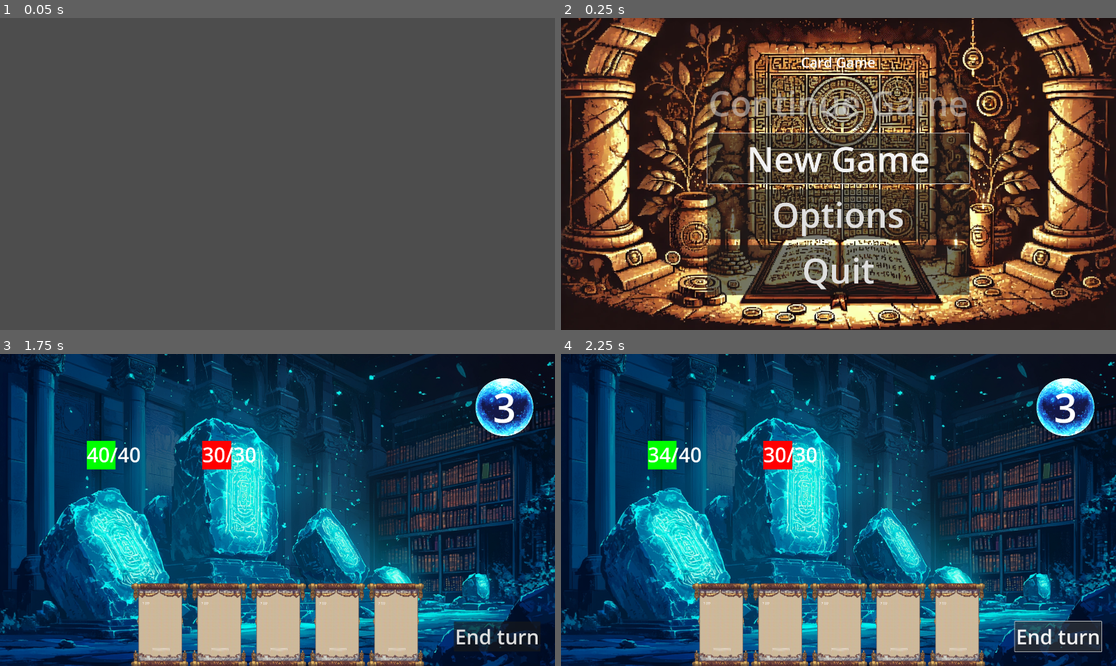
Above: before the commit, frames 1-4 (two rows, left to right).
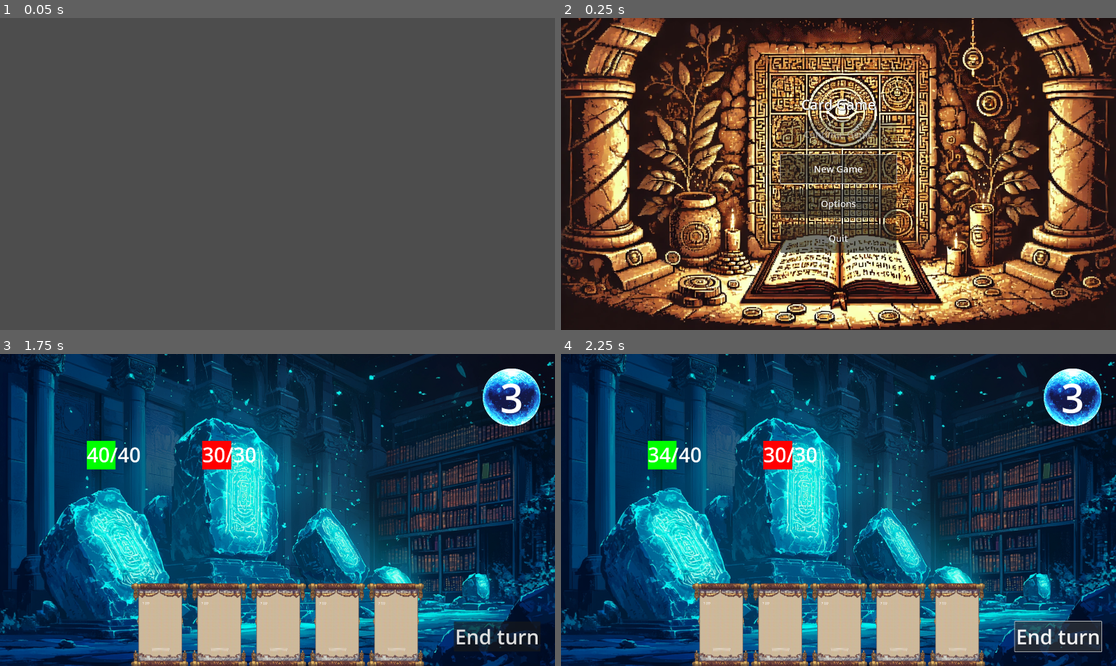
Above: after the commit, the same moments.

Repository: Pixel-Pilgrims/game-off-2024
Game: Godot game, scene res://scenes/Main.tscn
The game is run twice, just before and just after one commit, with the same random seed, the same clock (stepped at 60 frames per second) and the same inputs. Sound files missing from this copy of the repository are replaced by a short silence.
Inputs (mouse positions are in pixels of both pictures, inside the frame that each line leads up to):
- Up to frame 1 (0.05 s): no input
- Up to frame 2 (0.25 s): no input
- Up to frame 3 (1.75 s): click "New Game" at 0.5 s; tap Enter at 1.25 s; move the mouse to (399, 494) at 1.27 s; click (399, 494) at 1.42 s
- Up to frame 4 (2.25 s): click "End turn" at 2 s

Frame 1 is identical in both runs. In frame 2, 19% of the frame differs, in the area x 26-74%, y 12-89%; in frame 3, 1.9%; in frame 4, 1.9%.

Commit message:
feat: add a UI scale manager
It changes the UI scale based on the selected resolution

Diff:
--- a/scenes/Card.tscn
+++ b/scenes/Card.tscn
@@ -1,7 +1,7 @@
 [gd_scene load_steps=3 format=3 uid="uid://cpp37o7600nho"]
 
 [ext_resource type="Script" path="res://scripts/scenes/card.gd" id="1_p7luq"]
-[ext_resource type="Texture2D" uid="uid://df58t5bfmj70a" path="res://assets/UI/scroll_base.png" id="2_mugk4"]
+[ext_resource type="Texture2D" uid="uid://df58t5bfmj70a" path="res://assets/ui/scroll_base.png" id="2_mugk4"]
 
 [node name="Card" type="Control"]
 custom_minimum_size = Vector2(200, 300)
--- a/scenes/Combat.tscn
+++ b/scenes/Combat.tscn
@@ -9,7 +9,7 @@
 [ext_resource type="Script" path="res://scripts/player.gd" id="7_dwwk6"]
 [ext_resource type="Script" path="res://scripts/enemy.gd" id="8_grmhu"]
 [ext_resource type="PackedScene" uid="uid://duyk27ghemr8s" path="res://scenes/decode_ui.tscn" id="9_1iax2"]
-[ext_resource type="Texture2D" uid="uid://dyx76tn885md3" path="res://assets/UI/energy_orb.png" id="9_e0ys4"]
+[ext_resource type="Texture2D" uid="uid://dyx76tn885md3" path="res://assets/ui/energy_orb.png" id="9_e0ys4"]
 
 [node name="Combat" type="Node2D"]
 script = ExtResource("1_n5yyl")
@@ -29,13 +29,84 @@
 [node name="BackgroundSystem" type="Node" parent="."]
 script = ExtResource("6_l1wfx")
 
-[node name="PlayArea" type="Control" parent="."]
+[node name="UI" type="CanvasLayer" parent="."]
+
+[node name="HUD" type="Control" parent="UI"]
 layout_mode = 3
 anchors_preset = 15
 anchor_right = 1.0
 anchor_bottom = 1.0
 grow_horizontal = 2
 grow_vertical = 2
+mouse_filter = 1
+
+[node name="HandContainer" type="HBoxContainer" parent="UI/HUD"]
+custom_minimum_size = Vector2(0, 300)
+layout_mode = 1
+anchors_preset = 7
+anchor_left = 0.5
+anchor_top = 1.0
+anchor_right = 0.5
+anchor_bottom = 1.0
+offset_left = -576.0
+offset_top = -300.0
+offset_right = 576.0
+grow_horizontal = 2
+grow_vertical = 0
+alignment = 1
+
+[node name="EndTurnMarginContainer" type="MarginContainer" parent="UI/HUD"]
+layout_mode = 1
+anchors_preset = 3
+anchor_left = 1.0
+anchor_top = 1.0
+anchor_right = 1.0
+anchor_bottom = 1.0
+offset_left = -300.0
+offset_top = -150.0
+offset_right = -50.0
+offset_bottom = -50.0
+grow_horizontal = 0
+grow_vertical = 0
+
+[node name="EndTurnButton" type="Button" parent="UI/HUD/EndTurnMarginContainer"]
+layout_mode = 2
+theme_override_font_sizes/font_size = 70
+text = "End turn"
+
+[node name="EnergyMarginContainer" type="MarginContainer" parent="UI/HUD"]
+custom_minimum_size = Vector2(200, 200)
+layout_mode = 1
+anchors_preset = 1
+anchor_left = 1.0
+anchor_right = 1.0
+offset_left = -250.0
+offset_top = 50.0
+offset_right = -50.0
+offset_bottom = 250.0
+grow_horizontal = 0
+
+[node name="EnergyTexture" type="TextureRect" parent="UI/HUD/EnergyMarginContainer"]
+custom_minimum_size = Vector2(200, 200)
+layout_mode = 2
+size_flags_horizontal = 4
+size_flags_vertical = 4
+texture = ExtResource("9_e0ys4")
+expand_mode = 1
+
+[node name="EnergyLabel" type="Label" parent="UI/HUD/EnergyMarginContainer/EnergyTexture"]
+layout_mode = 1
+anchors_preset = 15
+anchor_right = 1.0
+anchor_bottom = 1.0
+grow_horizontal = 2
+grow_vertical = 2
+theme_override_font_sizes/font_size = 140
+text = "3"
+horizontal_alignment = 1
+vertical_alignment = 1
+
+[node name="DecodeUI" parent="UI" instance=ExtResource("9_1iax2")]
 
 [node name="Player" type="Node2D" parent="."]
 position = Vector2(300, 300)
@@ -50,8 +121,7 @@
 offset_right = 40.0
 offset_bottom = 23.0
 theme_override_font_sizes/font_size = 70
-text = "<player_health>
-"
+text = "40/40"
 
 [node name="Enemy" type="Node2D" parent="."]
 position = Vector2(700, 300)
@@ -66,82 +136,4 @@
 offset_right = 40.0
 offset_bottom = 23.0
 theme_override_font_sizes/font_size = 70
-text = "<enemy_health>"
-
-[node name="UI" type="CanvasLayer" parent="."]
-
-[node name="HUD" type="Control" parent="UI"]
-layout_mode = 3
-anchors_preset = 15
-anchor_right = 1.0
-anchor_bottom = 1.0
-grow_horizontal = 2
-grow_vertical = 2
-
-[node name="HandContainer" type="HBoxContainer" parent="UI/HUD"]
-layout_mode = 1
-anchors_preset = 7
-anchor_left = 0.5
-anchor_top = 1.0
-anchor_right = 0.5
-anchor_bottom = 1.0
-offset_left = -20.0
-offset_top = -40.0
-offset_right = 20.0
-grow_horizontal = 2
-grow_vertical = 0
-alignment = 1
-
-[node name="EndTurnMarginContainer" type="MarginContainer" parent="UI/HUD"]
-layout_mode = 1
-anchors_preset = 3
-anchor_left = 1.0
-anchor_top = 1.0
-anchor_right = 1.0
-anchor_bottom = 1.0
-offset_left = -300.0
-offset_top = -104.0
-grow_horizontal = 0
-grow_vertical = 0
-theme_override_constants/margin_right = 50
-theme_override_constants/margin_bottom = 50
-
-[node name="EndTurnButton" type="Button" parent="UI/HUD/EndTurnMarginContainer"]
-layout_mode = 2
-theme_override_font_sizes/font_size = 70
-text = "End turn"
-
-[node name="EnergyMarginContainer" type="MarginContainer" parent="UI/HUD"]
-custom_minimum_size = Vector2(200, 200)
-layout_mode = 1
-anchors_preset = 1
-anchor_left = 1.0
-anchor_right = 1.0
-offset_left = -300.0
-offset_bottom = 318.0
-grow_horizontal = 0
-theme_override_constants/margin_top = 50
-theme_override_constants/margin_right = 50
-
-[node name="EnergyTexture" type="TextureRect" parent="UI/HUD/EnergyMarginContainer"]
-custom_minimum_size = Vector2(200, 200)
-layout_mode = 2
-size_flags_horizontal = 4
-size_flags_vertical = 4
-texture = ExtResource("9_e0ys4")
-expand_mode = 1
-
-[node name="EnergyLabel" type="Label" parent="UI/HUD/EnergyMarginContainer/EnergyTexture"]
-layout_mode = 2
-offset_left = -237.0
-offset_top = 4.0
-offset_right = 438.0
-offset_bottom = 196.0
-grow_horizontal = 2
-grow_vertical = 2
-theme_override_font_sizes/font_size = 140
-text = "<enrg>"
-horizontal_alignment = 1
-vertical_alignment = 1
-
-[node name="DecodeUI" parent="UI" instance=ExtResource("9_1iax2")]
+text = "30/30"
--- a/scenes/menus/main_menu.tscn
+++ b/scenes/menus/main_menu.tscn
@@ -4,8 +4,7 @@
 [ext_resource type="Script" path="res://scripts/systems/background_system.gd" id="2_bpmgo"]
 [ext_resource type="Script" path="res://scripts/systems/cutscene_system.gd" id="3_fo7iw"]
 
-[node name="MainMenu" type="Control"]
-layout_mode = 3
+[node name="MainMenu" type="CenterContainer"]
 anchors_preset = 15
 anchor_right = 1.0
 anchor_bottom = 1.0
@@ -14,13 +13,7 @@
 script = ExtResource("1_prvtn")
 
 [node name="CenterContainer" type="CenterContainer" parent="."]
-z_index = 100
-layout_mode = 1
-anchors_preset = 15
-anchor_right = 1.0
-anchor_bottom = 1.0
-grow_horizontal = 2
-grow_vertical = 2
+layout_mode = 2
 
 [node name="VBoxContainer" type="VBoxContainer" parent="CenterContainer"]
 layout_mode = 2
@@ -28,33 +21,37 @@
 
 [node name="Title" type="Label" parent="CenterContainer/VBoxContainer"]
 layout_mode = 2
+theme_override_colors/font_shadow_color = Color(0, 0, 0, 0.5)
+theme_override_constants/shadow_offset_x = 2
+theme_override_constants/shadow_offset_y = 2
+theme_override_constants/outline_size = 2
 theme_override_font_sizes/font_size = 48
 text = "Card Game"
 horizontal_alignment = 1
 
 [node name="ContinueButton" type="Button" parent="CenterContainer/VBoxContainer"]
-custom_minimum_size = Vector2(200, 50)
+custom_minimum_size = Vector2(400, 100)
 layout_mode = 2
-theme_override_font_sizes/font_size = 120
+theme_override_font_sizes/font_size = 32
 disabled = true
 text = "Continue Game"
 
 [node name="StartButton" type="Button" parent="CenterContainer/VBoxContainer"]
-custom_minimum_size = Vector2(200, 50)
+custom_minimum_size = Vector2(400, 100)
 layout_mode = 2
-theme_override_font_sizes/font_size = 120
+theme_override_font_sizes/font_size = 32
 text = "New Game"
 
 [node name="Options" type="Button" parent="CenterContainer/VBoxContainer"]
-custom_minimum_size = Vector2(200, 50)
+custom_minimum_size = Vector2(400, 100)
 layout_mode = 2
-theme_override_font_sizes/font_size = 120
+theme_override_font_sizes/font_size = 32
 text = "Options"
 
 [node name="QuitButton" type="Button" parent="CenterContainer/VBoxContainer"]
-custom_minimum_size = Vector2(200, 50)
+custom_minimum_size = Vector2(400, 100)
 layout_mode = 2
-theme_override_font_sizes/font_size = 120
+theme_override_font_sizes/font_size = 32
 text = "Quit"
 
 [node name="BackgroundSystem" type="Node" parent="."]
--- a/scenes/menus/options_menu.tscn
+++ b/scenes/menus/options_menu.tscn
@@ -2,37 +2,27 @@
 
 [ext_resource type="Script" path="res://scripts/scenes/options_menu.gd" id="1_script"]
 
-[node name="OptionsMenu" type="Control"]
-layout_mode = 3
+[node name="OptionsMenu" type="CenterContainer"]
 anchors_preset = 15
 anchor_right = 1.0
 anchor_bottom = 1.0
 grow_horizontal = 2
 grow_vertical = 2
+size_flags_horizontal = 3
+size_flags_vertical = 3
 mouse_filter = 2
 script = ExtResource("1_script")
 
 [node name="ColorRect" type="ColorRect" parent="."]
-layout_mode = 1
-anchors_preset = 15
-anchor_right = 1.0
-anchor_bottom = 1.0
-grow_horizontal = 2
-grow_vertical = 2
+layout_mode = 2
 color = Color(0, 0, 0, 0.5)
 
 [node name="CenterContainer" type="CenterContainer" parent="."]
-layout_mode = 1
-anchors_preset = 15
-anchor_right = 1.0
-anchor_bottom = 1.0
-grow_horizontal = 2
-grow_vertical = 2
+layout_mode = 2
 
 [node name="PanelContainer" type="PanelContainer" parent="CenterContainer"]
-custom_minimum_size = Vector2(500, 400)
+custom_minimum_size = Vector2(800, 600)
 layout_mode = 2
-mouse_filter = 2
 
 [node name="MarginContainer" type="MarginContainer" parent="CenterContainer/PanelContainer"]
 layout_mode = 2
@@ -52,19 +42,23 @@
 
 [node name="FullscreenLabel" type="Label" parent="CenterContainer/PanelContainer/MarginContainer/TabContainer/Video"]
 layout_mode = 2
+theme_override_font_sizes/font_size = 24
 text = "Fullscreen"
 
 [node name="FullscreenToggle" type="CheckButton" parent="CenterContainer/PanelContainer/MarginContainer/TabContainer/Video"]
 unique_name_in_owner = true
 layout_mode = 2
+theme_override_font_sizes/font_size = 24
 
 [node name="ResolutionLabel" type="Label" parent="CenterContainer/PanelContainer/MarginContainer/TabContainer/Video"]
 layout_mode = 2
+theme_override_font_sizes/font_size = 24
 text = "Resolution (Windowed Mode)"
 
 [node name="ResolutionOptionButton" type="OptionButton" parent="CenterContainer/PanelContainer/MarginContainer/TabContainer/Video"]
 unique_name_in_owner = true
 layout_mode = 2
+theme_override_font_sizes/font_size = 24
 
 [node name="Audio" type="VBoxContainer" parent="CenterContainer/PanelContainer/MarginContainer/TabContainer"]
 visible = false
@@ -74,15 +68,28 @@
 
 [node name="MuteLabel" type="Label" parent="CenterContainer/PanelContainer/MarginContainer/TabContainer/Audio"]
 layout_mode = 2
+theme_override_font_sizes/font_size = 24
 text = "Mute Audio"
 
 [node name="MuteToggle" type="CheckButton" parent="CenterContainer/PanelContainer/MarginContainer/TabContainer/Audio"]
 unique_name_in_owner = true
 layout_mode = 2
+theme_override_font_sizes/font_size = 24
 
-[node name="VolumeLabel" type="Label" parent="CenterContainer/PanelContainer/MarginContainer/TabContainer/Audio"]
+[node name="VolumeContainer" type="HBoxContainer" parent="CenterContainer/PanelContainer/MarginContainer/TabContainer/Audio"]
 layout_mode = 2
+
+[node name="VolumeLabel" type="Label" parent="CenterContainer/PanelContainer/MarginContainer/TabContainer/Audio/VolumeContainer"]
+layout_mode = 2
+size_flags_horizontal = 3
+theme_override_font_sizes/font_size = 24
 text = "Master Volume"
+
+[node name="VolumeLabelValue" type="Label" parent="CenterContainer/PanelContainer/MarginContainer/TabContainer/Audio/VolumeContainer"]
+unique_name_in_owner = true
+layout_mode = 2
+theme_override_font_sizes/font_size = 24
+text = "100%"
 
 [node name="VolumeSlider" type="HSlider" parent="CenterContainer/PanelContainer/MarginContainer/TabContainer/Audio"]
 unique_name_in_owner = true
@@ -93,4 +100,5 @@
 layout_mode = 2
 size_flags_horizontal = 0
 size_flags_vertical = 8
+theme_override_font_sizes/font_size = 24
 text = "Back"
--- a/scripts/managers/config_manager.gd
+++ b/scripts/managers/config_manager.gd
@@ -1,12 +1,14 @@
-# config_manager.gd
 extends Node
 
 const CONFIG_PATH = "user://config.cfg"
 
+signal resolution_changed(new_resolution: Vector2)
+signal window_mode_changed(is_fullscreen: bool)
+
 var config = {
 	"video": {
 		"fullscreen": false,
-		"resolution_index": 0
+		"resolution_index": 3  # Default to 1920x1080
 	},
 	"audio": {
 		"master_volume": 0,
@@ -15,18 +17,16 @@
 }
 
 var resolutions = [
-	Vector2(1280, 720),
-	Vector2(1366, 768),
-	Vector2(1600, 900),
-	Vector2(1920, 1080),
-	Vector2(2560, 1440),
-	Vector2(3840, 2160)
+	Vector2i(1280, 720),
+	Vector2i(1366, 768),
+	Vector2i(1600, 900),
+	Vector2i(1920, 1080),
+	Vector2i(2560, 1440),
+	Vector2i(3840, 2160)
 ]
 
 func _ready() -> void:
-	# Important to call in _ready to ensure window exists
 	load_config()
-	# Call with a slight delay to ensure window is fully initialized
 	call_deferred("apply_config")
 
 func save_config() -> void:
@@ -43,7 +43,7 @@
 		var closest_index = 0
 		var smallest_diff = Vector2.INF
 		for i in range(resolutions.size()):
-			var diff = (resolutions[i] - Vector2(current_size)).length()
+			var diff = (resolutions[i] - Vector2i(current_size)).length()
 			if diff < smallest_diff.length():
 				smallest_diff = Vector2(diff, diff)
 				closest_index = i
@@ -69,30 +69,38 @@
 			if "audio" in loaded_config:
 				config.audio = loaded_config.audio
 
+func update_video_settings(fullscreen: bool, resolution_index: int) -> void:
+	var mode_changed = config.video.fullscreen != fullscreen
+	var res_changed = config.video.resolution_index != resolution_index
+
+	config.video.fullscreen = fullscreen
+	config.video.resolution_index = resolution_index
+	apply_config()
+	save_config()
+
+	if mode_changed:
+		window_mode_changed.emit(fullscreen)
+	if res_changed:
+		resolution_changed.emit(Vector2(resolutions[resolution_index]))
+
 func apply_config() -> void:
-	print("Applying config: ", config) # Debug print
-
-	# Apply video settings
 	if config.video.fullscreen:
 		DisplayServer.window_set_mode(DisplayServer.WINDOW_MODE_FULLSCREEN)
 	else:
 		DisplayServer.window_set_mode(DisplayServer.WINDOW_MODE_WINDOWED)
-		var resolution_index = config.video.resolution_index
-		if resolution_index >= 0 and resolution_index < resolutions.size():
-			DisplayServer.window_set_size(resolutions[resolution_index])
+		var resolution = resolutions[config.video.resolution_index]
+		DisplayServer.window_set_size(resolution)
+
+		# Center the window
+		var screen_size = DisplayServer.screen_get_size()
+		var window_pos = (screen_size - resolution) / 2
+		DisplayServer.window_set_position(window_pos)
 
 	# Apply audio settings
 	AudioServer.set_bus_volume_db(0, config.audio.master_volume)
 	AudioServer.set_bus_mute(0, config.audio.muted)
 
-func update_video_settings(fullscreen: bool, resolution_index: int) -> void:
-	print("Updating video settings - fullscreen: ", fullscreen, " resolution_index: ", resolution_index) # Debug print
-	config.video.fullscreen = fullscreen
-	config.video.resolution_index = resolution_index
-	save_config()
-
 func update_audio_settings(volume: float, muted: bool) -> void:
-	print("Updating audio settings - volume: ", volume, " muted: ", muted) # Debug print
 	config.audio.master_volume = volume
 	config.audio.muted = muted
 	save_config()
--- a/scripts/managers/pause_manager.gd
+++ b/scripts/managers/pause_manager.gd
@@ -6,6 +6,11 @@
 var is_paused: bool = false
 
 func _ready() -> void:
+	pause_menu = PAUSE_MENU.instantiate()
+	add_child(pause_menu)
+	# Register with UI scaling system
+	var ui_scale_manager = get_node("/root/Main/UIScaleManager")
+	ui_scale_manager.register_ui_root(pause_menu)
 	process_mode = Node.PROCESS_MODE_ALWAYS
 	pause_menu = PAUSE_MENU.instantiate()
 	add_child(pause_menu)
--- /dev/null
+++ b/scripts/managers/ui_scale_manager.gd
@@ -0,0 +1,66 @@
+extends Node
+
+var current_scale: float = 1.0
+const BASE_RESOLUTION := Vector2(1920, 1080)
+
+func _ready() -> void:
+	# Connect to signals
+	get_tree().root.connect("size_changed", _on_viewport_size_changed)
+	ConfigManager.resolution_changed.connect(_on_resolution_changed)
+	ConfigManager.window_mode_changed.connect(_on_window_mode_changed)
+
+	# Initial setup
+	call_deferred("_do_initial_setup")
+
+func _do_initial_setup() -> void:
+	await get_tree().process_frame
+	_update_ui_scale()
+
+func _on_viewport_size_changed() -> void:
+	_update_ui_scale()
+
+func _on_resolution_changed(_new_resolution: Vector2) -> void:
+	_update_ui_scale()
+
+func _on_window_mode_changed(_is_fullscreen: bool) -> void:
+	_update_ui_scale()
+
+func register_ui_root(control: Control) -> void:
+	control.pivot_offset = control.size / 2
+	_setup_control(control)
+	_update_ui_scale()
+
+func _update_ui_scale() -> void:
+	var viewport_size := DisplayServer.window_get_size()
+	var scale_x := viewport_size.x / float(BASE_RESOLUTION.x)
+	var scale_y := viewport_size.y / float(BASE_RESOLUTION.y)
+	current_scale = min(scale_x, scale_y)
+
+	_scale_ui_recursive(get_tree().root)
+
+func _scale_ui_recursive(node: Node) -> void:
+	if node is Control:
+		_setup_control(node)
+
+	for child in node.get_children():
+		_scale_ui_recursive(child)
+
+func _setup_control(control: Control) -> void:
+	if control is CenterContainer:
+		var viewport_size = DisplayServer.window_get_size()
+		control.custom_minimum_size = Vector2.ZERO
+		control.anchor_right = 1.0
+		control.anchor_bottom = 1.0
+		control.offset_right = 0
+		control.offset_bottom = 0
+		control.position = Vector2.ZERO
+		control.size = viewport_size
+
+		# Update children anchoring
+		for child in control.get_children():
+			if child is Control:
+				child.anchor_left = 0.5
+				child.anchor_right = 0.5
+				child.anchor_top = 0.5
+				child.anchor_bottom = 0.5
+				child.position = -child.size / 2
--- a/scripts/scenes/card.gd
+++ b/scripts/scenes/card.gd
@@ -15,9 +15,18 @@
 const UNKNOWN_NAME = "???"
 const UNKNOWN_EFFECT = "????????????"
 
-func setup(data: Resource, starting_decoded_aspects: Dictionary = {}) -> void:
-	card_data = data
-	decoded_aspects = starting_decoded_aspects
+func _ready() -> void:
+	# Set fixed size for cards
+	custom_minimum_size = Vector2(200, 300)
+	size = Vector2(200, 300)
+
+	# Center card contents
+	$MarginContainer.anchor_right = 1.0
+	$MarginContainer.anchor_bottom = 1.0
+	$MarginContainer.offset_right = 0
+	$MarginContainer.offset_bottom = 0
+
+	# Update card display
 	update_display()
 
 func update_display() -> void:
@@ -43,6 +52,10 @@
 
 func is_aspect_decoded(aspect: String) -> bool:
 	return decoded_aspects.get(aspect, false)
+
+func setup(data: Resource, starting_decoded_aspects: Dictionary = {}) -> void:
+	card_data = data
+	decoded_aspects = starting_decoded_aspects
 
 func reveal_aspect(aspect: String) -> void:
 	print("Revealing " + aspect)
--- a/scripts/scenes/combat.gd
+++ b/scripts/scenes/combat.gd
@@ -1,8 +1,36 @@
 extends Node2D
 
 @onready var combat_manager = $CombatManager
+@onready var hud = $UI/HUD
 
 func _ready() -> void:
+	# Set up HUD to fill screen
+	hud.anchor_right = 1.0
+	hud.anchor_bottom = 1.0
+	hud.offset_right = 0
+	hud.offset_bottom = 0
+
+	# Center the hand container
+	var hand_container = $UI/HUD/HandContainer
+	hand_container.custom_minimum_size.y = 300
+	hand_container.anchor_left = 0.5
+	hand_container.anchor_right = 0.5
+	hand_container.anchor_top = 1.0
+	hand_container.anchor_bottom = 1.0
+	hand_container.offset_top = -300
+
+	# Position end turn button
+	var end_turn_container = $UI/HUD/EndTurnMarginContainer
+	end_turn_container.anchor_left = 1.0
+	end_turn_container.anchor_right = 1.0
+	end_turn_container.anchor_top = 1.0
+	end_turn_container.anchor_bottom = 1.0
+
+	# Position energy display
+	var energy_container = $UI/HUD/EnergyMarginContainer
+	energy_container.anchor_left = 1.0
+	energy_container.anchor_right = 1.0
+
 	$UI/HUD/EndTurnMarginContainer/EndTurnButton.pressed.connect(_on_end_turn_pressed)
 
 func _on_end_turn_pressed() -> void:
--- a/scripts/scenes/main.gd
+++ b/scripts/scenes/main.gd
@@ -7,6 +7,10 @@
 var current_scene: Node = null
 
 func _ready():
+	var ui_scale_manager = Node.new()
+	ui_scale_manager.name = "UIScaleManager"  # Named for easy reference
+	ui_scale_manager.set_script(load("res://scripts/managers/ui_scale_manager.gd"))
+	add_child(ui_scale_manager)
 	# Ensure config is applied before showing the menu
 	await get_tree().create_timer(0.1).timeout
 	show_main_menu()
--- a/scripts/scenes/options_menu.gd
+++ b/scripts/scenes/options_menu.gd
@@ -9,6 +9,11 @@
 @onready var master_volume_slider = %VolumeSlider
 @onready var mute_toggle = %MuteToggle
 @onready var back_button = %BackButton
+@onready var volume_label = %VolumeLabelValue
+
+# Constants for volume conversion
+const MIN_DB = -80
+const MAX_DB = 0
 
 func _ready():
 	setup_controls()
@@ -20,15 +25,20 @@
 	for resolution in ConfigManager.resolutions:
 		resolution_dropdown.add_item("%dx%d" % [resolution.x, resolution.y])
 
-	# Setup volume slider
-	master_volume_slider.min_value = -80
-	master_volume_slider.max_value = 0
+	# Setup volume slider with percentage values
+	master_volume_slider.min_value = 0
+	master_volume_slider.max_value = 100
+	master_volume_slider.step = 1
 
 	# Load initial values
 	fullscreen_toggle.button_pressed = ConfigManager.config.video.fullscreen
 	resolution_dropdown.selected = ConfigManager.config.video.resolution_index
-	master_volume_slider.value = ConfigManager.config.audio.master_volume
+	# Convert from dB to percentage for display
+	master_volume_slider.value = db_to_percent(ConfigManager.config.audio.master_volume)
 	mute_toggle.button_pressed = ConfigManager.config.audio.muted
+
+	# Update volume display
+	_update_volume_label(master_volume_slider.value)
 
 	# Update resolution dropdown state based on fullscreen
 	_update_resolution_dropdown_state()
@@ -41,6 +51,28 @@
 	mute_toggle.toggled.connect(_on_mute_toggled)
 	back_button.pressed.connect(_on_back_pressed)
 
+# Convert decibel value to percentage (0-100)
+func db_to_percent(db: float) -> float:
+	if db <= MIN_DB:
+		return 0.0
+	if db >= MAX_DB:
+		return 100.0
+	return ((db - MIN_DB) / (MAX_DB - MIN_DB)) * 100.0
+
+# Convert percentage (0-100) to decibel value
+func percent_to_db(percent: float) -> float:
+	return lerp(MIN_DB, MAX_DB, percent / 100.0)
+
+func _update_volume_label(percent: float) -> void:
+	volume_label.text = "%d%%" % percent
+
+func _on_volume_changed(value: float):
+	print("Volume changed to ", value, "%")
+	_update_volume_label(value)
+	var db_value = percent_to_db(value)
+	AudioServer.set_bus_volume_db(0, db_value)
+	save_settings()
+
 func _update_resolution_dropdown_state():
 	if fullscreen_toggle.button_pressed:
 		# Get current screen resolution
@@ -51,7 +83,7 @@
 		var closest_index = 0
 		var smallest_diff = Vector2.INF
 		for i in range(ConfigManager.resolutions.size()):
-			var diff = (ConfigManager.resolutions[i] - Vector2(screen_size)).length()
+			var diff = (ConfigManager.resolutions[i] - screen_size).length()
 			if diff < smallest_diff.length():
 				smallest_diff = Vector2(diff, diff)
 				closest_index = i
@@ -78,11 +110,6 @@
 		DisplayServer.window_set_size(resolution)
 		save_settings()
 
-func _on_volume_changed(value: float):
-	print("Volume changed: ", value) # Debug print
-	AudioServer.set_bus_volume_db(0, value)
-	save_settings()
-
 func _on_mute_toggled(button_pressed: bool):
 	print("Mute toggled: ", button_pressed) # Debug print
 	AudioServer.set_bus_mute(0, button_pressed)
@@ -100,14 +127,15 @@
 		resolution_dropdown.selected
 	)
 	ConfigManager.update_audio_settings(
-		master_volume_slider.value,
+		percent_to_db(master_volume_slider.value),
 		mute_toggle.button_pressed
 	)
 
 func load_settings():
 	fullscreen_toggle.button_pressed = ConfigManager.config.video.fullscreen
 	resolution_dropdown.selected = ConfigManager.config.video.resolution_index
-	master_volume_slider.value = ConfigManager.config.audio.master_volume
+	master_volume_slider.value = db_to_percent(ConfigManager.config.audio.master_volume)
+	_update_volume_label(master_volume_slider.value)
 	mute_toggle.button_pressed = ConfigManager.config.audio.muted
 
 	# Apply the settings
Not shown, changed: LICENSE
